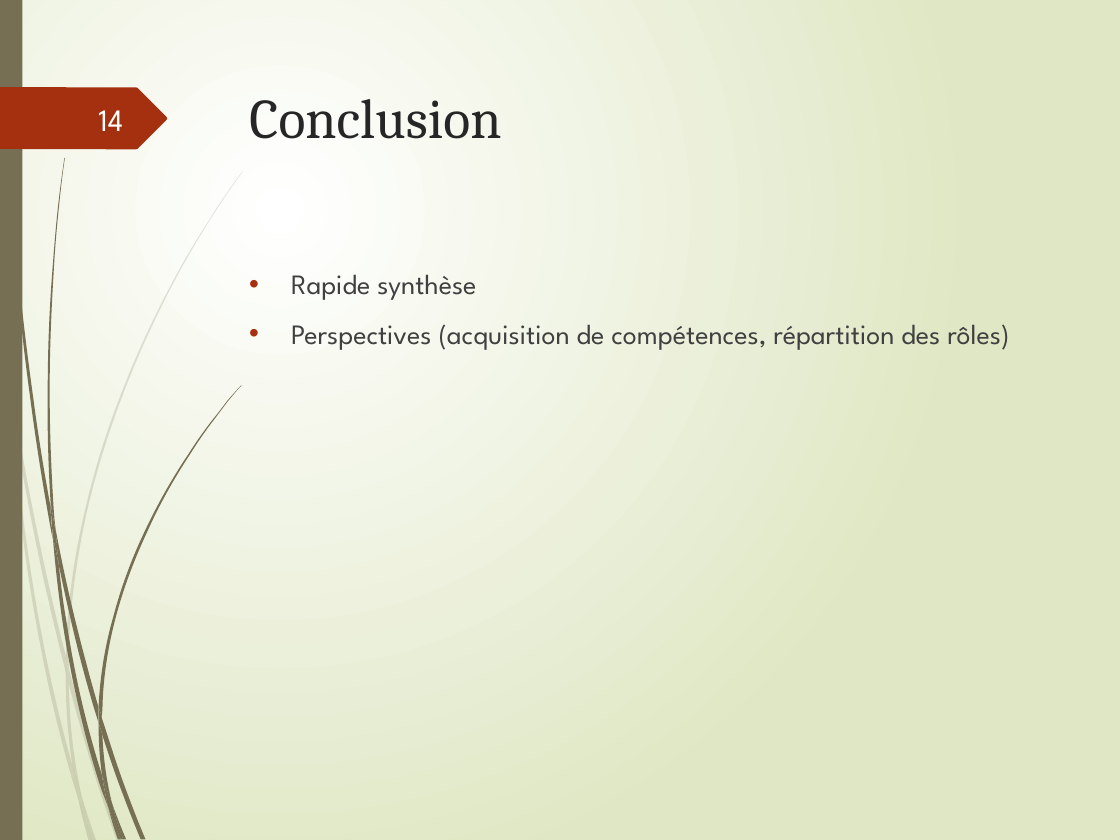
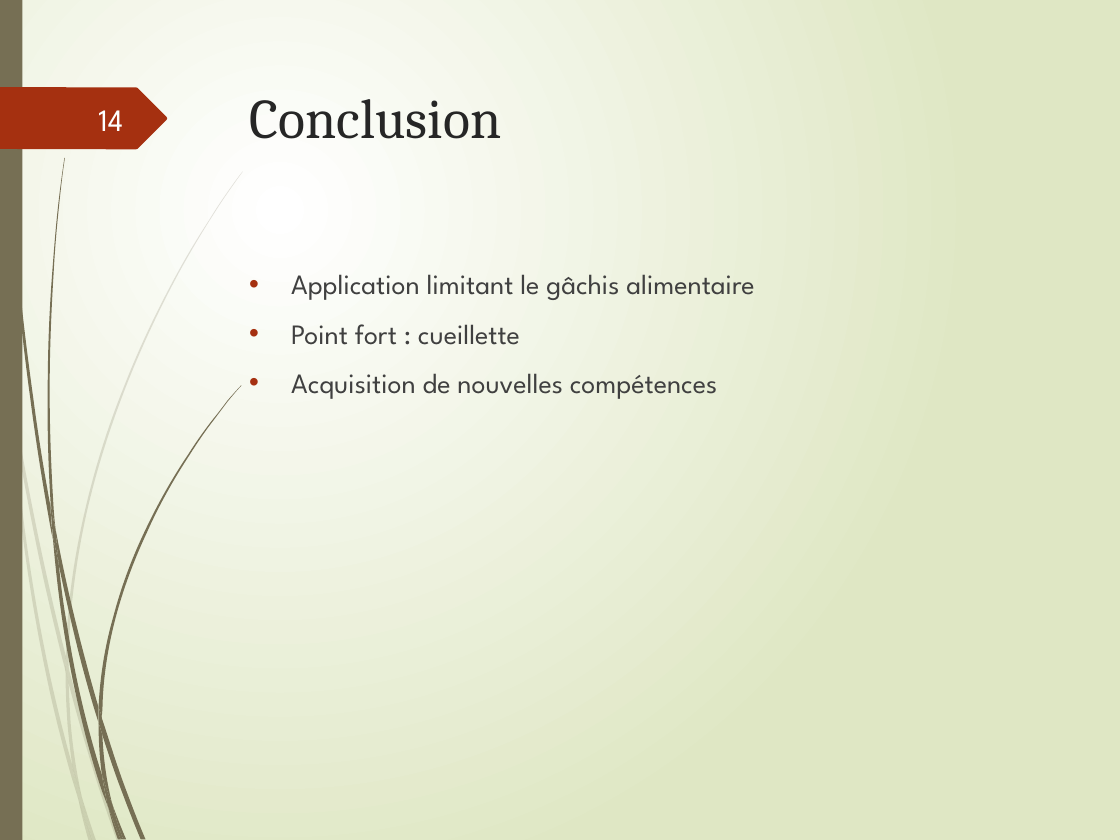
Before and after one commit to AurelieDemure/Opti-Fruits, a slide deck: slide 14 of Diapo.pptx. Drawn at 1120x840 pixels with LibreOffice and Linux fonts; fonts in the diff are those of the drawing. Boxes give left, top, right and bottom in pixels: in the first picture for what was removed or moved away, otherwise in the second. Text is boxed around its words. In the diff, an @@ line names an element or a change of style, - is before the commit and + after.

```diff
--- a/Diapo.pptx
+++ b/Diapo.pptx
@@ text at (291,274,754,399): text changed @@
-• Rapide synthèse
-• Perspectives (acquisition de compétences, répartition des rôles)
+• Application limitant le gâchis alimentaire
+• Point fort : cueillette
+• Acquisition de nouvelles compétences
```
